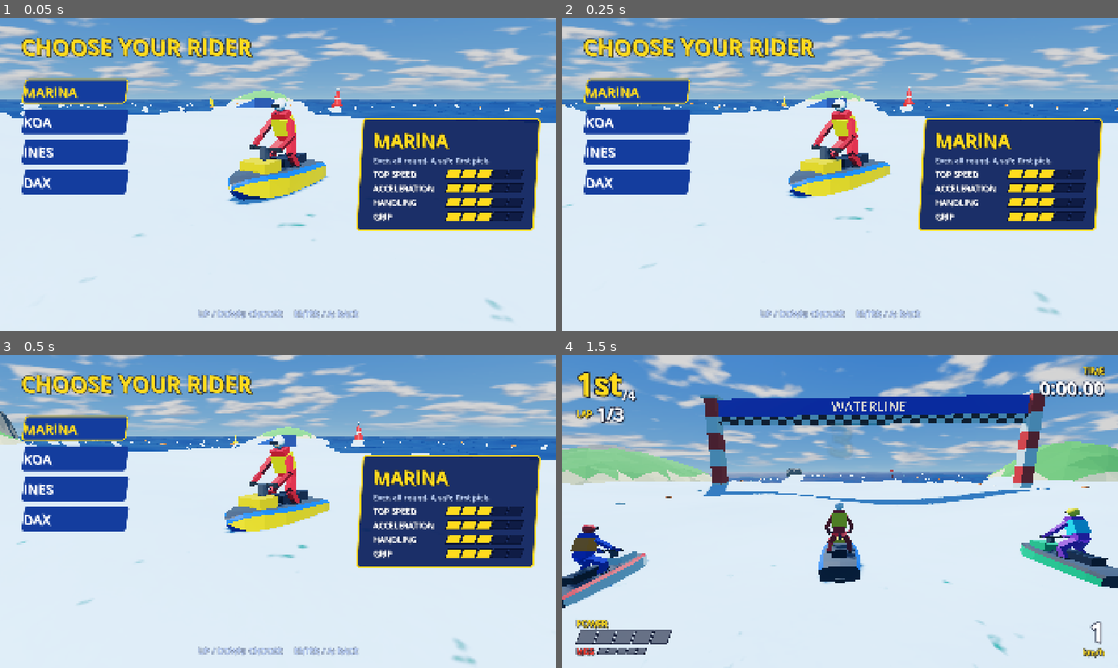
Above: before the commit, frames 1-4 (two rows, left to right).
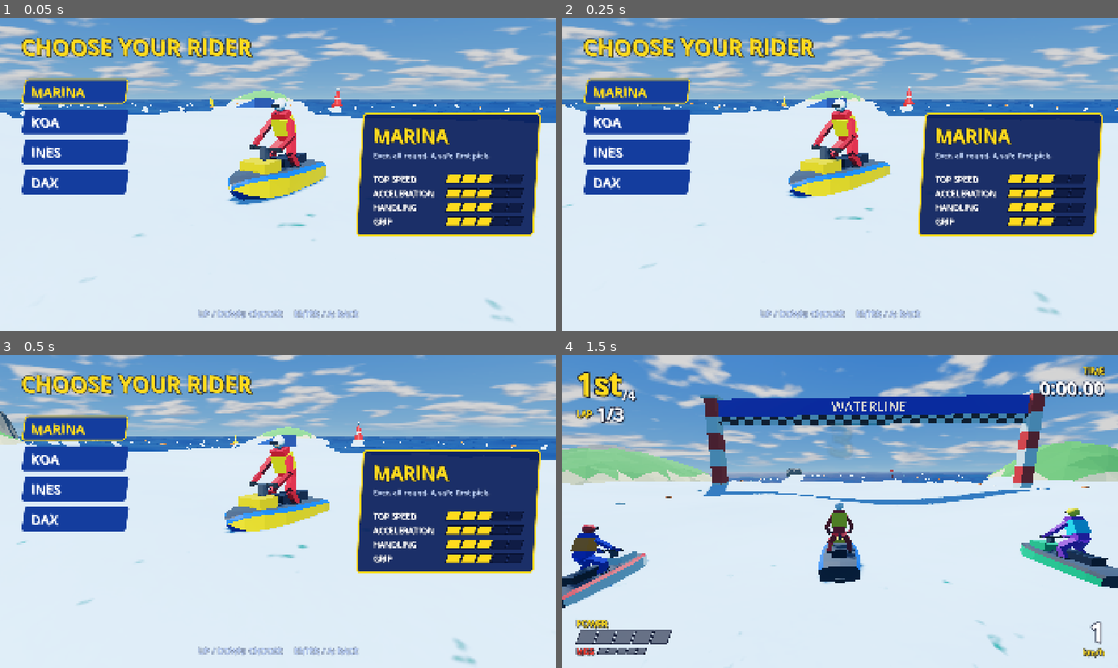
Above: after the commit, the same moments.

Repository: astrosteveo/waterline
Game: Godot game, scene res://menus/rider_select.tscn
Same seed, same stepped clock (60 frames per second), same inputs: the game is played once before the commit and once after it.
Inputs (mouse positions are in pixels of both pictures, inside the frame that each line leads up to):
- Up to frame 1 (0.05 s): no input
- Up to frame 2 (0.25 s): no input
- Up to frame 3 (0.5 s): no input
- Up to frame 4 (1.5 s): click "MARINA" at 0.5 s; move the mouse to (962, 495) at 1.27 s; tap S (cam_back) at 1.35 s

The runs differ from the first frame. In frame 1, 6.0% of the frame differs, in the area x 4-98%, y 21-70%; in frame 2, 6.0%; in frame 3, 6.0%; in frame 4, nothing differs.

Commit message:
Fix rider select gamepad confirm, button padding and stunt timing (#1)
Gamepad A and B now confirm and go back in menus; menu buttons have side
padding; the rider description keeps two lines' height; backflip and handstand
take 0.8 s so an early start fits a short ramp jump; the HUD calls WIPEOUT on a
crash. Found by the milestone 6 playtest.

Co-Authored-By: Claude <noreply@anthropic.com>

Diff:
--- a/jetski/jetski_tuning.gd
+++ b/jetski/jetski_tuning.gd
@@ -188,9 +188,9 @@
 ## Seconds each stunt takes. A stunt still going at touchdown fails (see
 ## [member stunt_landing_tolerance]), so a longer stunt needs a bigger jump.
 @export_range(0.1, 3.0, 0.01, "suffix:s") var barrel_roll_time: float = 0.75
-@export_range(0.1, 3.0, 0.01, "suffix:s") var backflip_time: float = 0.9
+@export_range(0.1, 3.0, 0.01, "suffix:s") var backflip_time: float = 0.8
 @export_range(0.1, 3.0, 0.01, "suffix:s") var spin_time: float = 0.7
-@export_range(0.1, 3.0, 0.01, "suffix:s") var handstand_time: float = 0.9
+@export_range(0.1, 3.0, 0.01, "suffix:s") var handstand_time: float = 0.8
 ## A roll, flip or spin this close to finished at touchdown still counts (the landing is
 ## untidy); further from it, the rider is thrown off.
 @export_range(0.0, 180.0, 0.1, "degrees") var stunt_landing_tolerance: float = 45.0
--- a/menus/menu_style.gd
+++ b/menus/menu_style.gd
@@ -46,6 +46,9 @@
 		var style := StyleBoxFlat.new()
 		style.set_corner_radius_all(10)
 		style.skew = Vector2(0.15, 0.0)
+		# Room for the slant, so text never touches the edge.
+		style.content_margin_left = 26
+		style.content_margin_right = 26
 		match state:
 			&"normal":
 				style.bg_color = Color(0.08, 0.24, 0.62)
--- a/menus/rider_select.gd
+++ b/menus/rider_select.gd
@@ -138,7 +138,8 @@
 	_name = MenuStyle.label("", 64, MenuStyle.YELLOW)
 	column.add_child(_name)
 	_tagline = MenuStyle.label("", 26, MenuStyle.DIM)
-	_tagline.custom_minimum_size = Vector2(500, 0)
+	# Two lines tall, so the panel doesn't jump between short and long descriptions.
+	_tagline.custom_minimum_size = Vector2(500, 70)
 	_tagline.autowrap_mode = TextServer.AUTOWRAP_WORD_SMART
 	column.add_child(_tagline)
 	for i in RiderProfile.STATS.size():
--- a/project.godot
+++ b/project.godot
@@ -30,6 +30,20 @@
 
 [input]
 
+ui_accept={
+"deadzone": 0.5,
+"events": [Object(InputEventKey,"resource_local_to_scene":false,"resource_name":"","device":-1,"window_id":0,"alt_pressed":false,"shift_pressed":false,"ctrl_pressed":false,"meta_pressed":false,"pressed":false,"keycode":4194309,"physical_keycode":0,"key_label":0,"unicode":0,"location":0,"echo":false,"script":null)
+, Object(InputEventKey,"resource_local_to_scene":false,"resource_name":"","device":-1,"window_id":0,"alt_pressed":false,"shift_pressed":false,"ctrl_pressed":false,"meta_pressed":false,"pressed":false,"keycode":4194310,"physical_keycode":0,"key_label":0,"unicode":0,"location":0,"echo":false,"script":null)
+, Object(InputEventKey,"resource_local_to_scene":false,"resource_name":"","device":-1,"window_id":0,"alt_pressed":false,"shift_pressed":false,"ctrl_pressed":false,"meta_pressed":false,"pressed":false,"keycode":32,"physical_keycode":0,"key_label":0,"unicode":0,"location":0,"echo":false,"script":null)
+, Object(InputEventJoypadButton,"resource_local_to_scene":false,"resource_name":"","device":-1,"button_index":0,"pressure":0.0,"pressed":false,"script":null)
+]
+}
+ui_cancel={
+"deadzone": 0.5,
+"events": [Object(InputEventKey,"resource_local_to_scene":false,"resource_name":"","device":-1,"window_id":0,"alt_pressed":false,"shift_pressed":false,"ctrl_pressed":false,"meta_pressed":false,"pressed":false,"keycode":4194305,"physical_keycode":0,"key_label":0,"unicode":0,"location":0,"echo":false,"script":null)
+, Object(InputEventJoypadButton,"resource_local_to_scene":false,"resource_name":"","device":-1,"button_index":1,"pressure":0.0,"pressed":false,"script":null)
+]
+}
 throttle={
 "deadzone": 0.1,
 "events": [Object(InputEventKey,"resource_local_to_scene":false,"resource_name":"","device":-1,"window_id":0,"alt_press …(190 unchanged characters)…
--- a/race/race_hud.gd
+++ b/race/race_hud.gd
@@ -47,6 +47,7 @@
 		race.watched_changed.connect(func(racer: RacerState) -> void: _shown_power = racer.power)
 		race.racer_disqualified.connect(_on_disqualified)
 		race.racer_landed.connect(_on_landed)
+		race.racer_crashed.connect(_on_crashed)
 
 
 func _build() -> void:
@@ -280,6 +281,11 @@
 	show_sub_message(text, YELLOW if quality == &"clean" else ORANGE, 1.4)
 
 
+func _on_crashed(racer: RacerState, _reason: StringName) -> void:
+	if racer == race.watched and racer.is_racing():
+		show_sub_message("WIPEOUT", RED, 1.2)
+
+
 func _on_lap_completed(racer: RacerState, lap: int, lap_time: float) -> void:
 	if racer != race.watched or racer.finished:
 		return
Not shown, changed: NOTES.md
